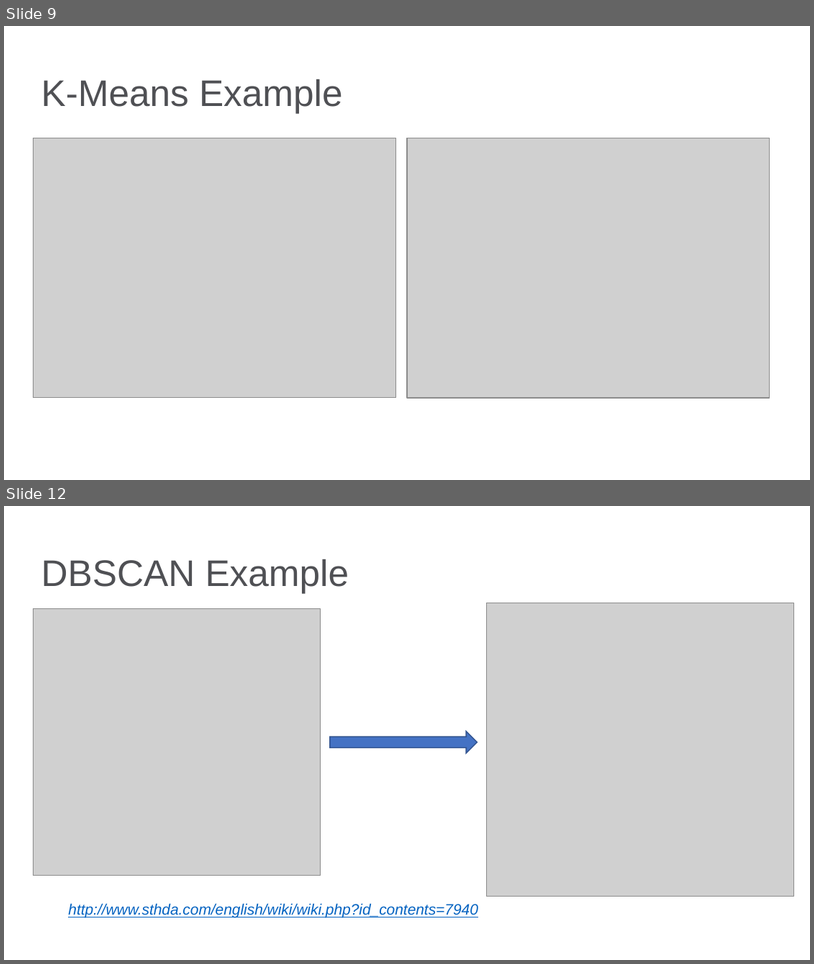
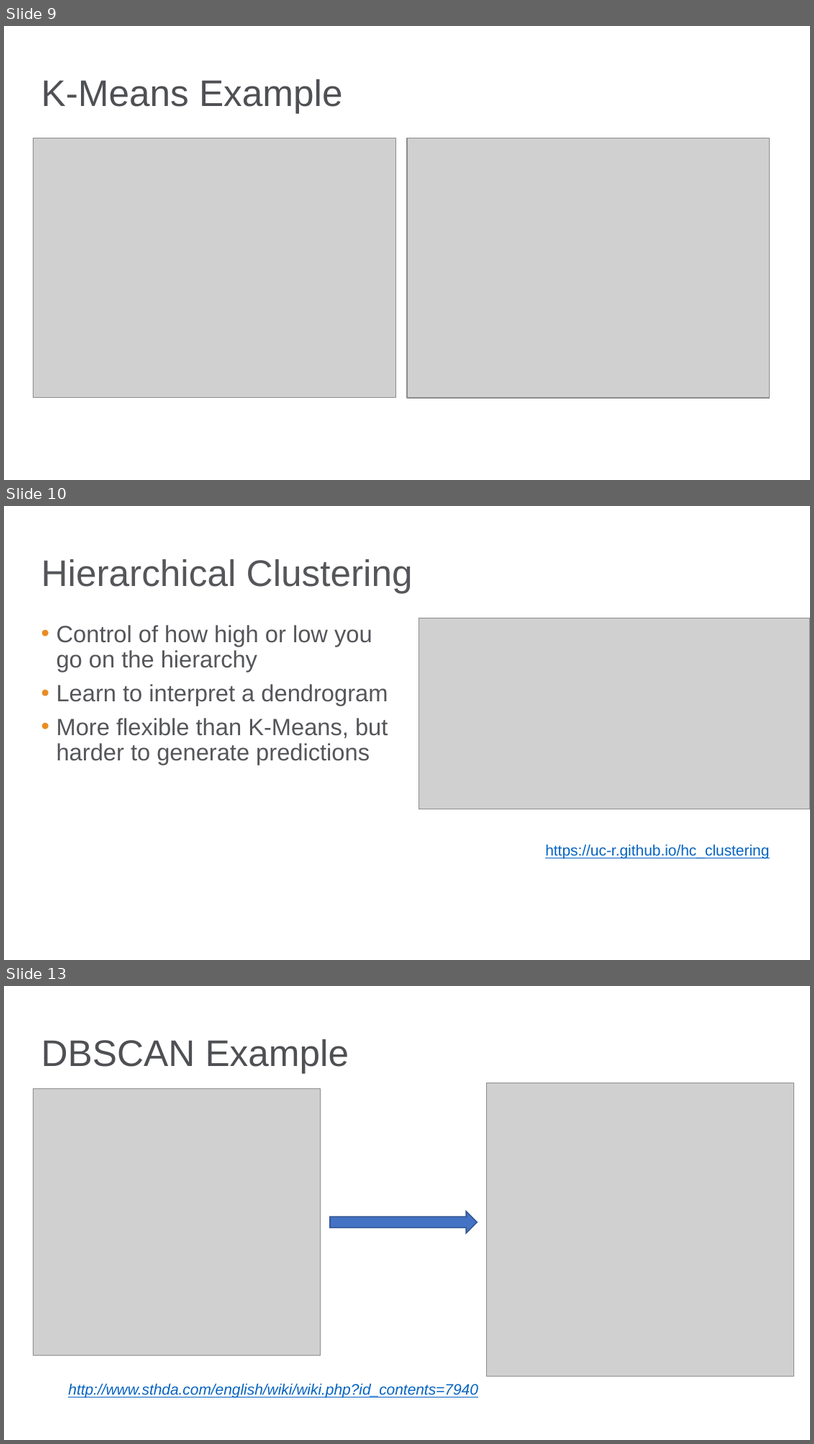
Before and after one commit to bgstieber/APRA-PD-DAS-2019, a slide deck: Generating Insights from Clustering Large Donors - BStieber APRA DAS19.pptx. Shown one above the other, each under a label of ours: slides 9 and 12 before the commit, slides 9, 10 and 13 after it; the slides between them are not shown. The pictures are 814x964 and 814x1444 pixels, drawn with LibreOffice and Linux fonts; fonts in the diff are those of the drawing; grey boxes stand for pictures; background and template pictures are left out. Boxes give left, top, right and bottom in pixels: in the first picture for what was removed or moved away, otherwise in the second. Text is boxed around its words. In the diff, an @@ line names an element or a change of style, - is before the commit and + after.

```diff
--- a/Generating Insights from Clustering Large Donors - BStieber APRA DAS19.pptx
+++ b/Generating Insights from Clustering Large Donors - BStieber APRA DAS19.pptx
@@ slide 10 added at bbox=[4, 506, 810, 960], background picture (left out) @@
@@ title added at bbox=[41, 559, 413, 593], 33 pt, text #55565A @@
+Hierarchical Clustering
@@ text added at bbox=[57, 625, 388, 764], 21 pt, text #55565A @@
+• Control of how high or low you go on the hierarchy
+• Learn to interpret a dendrogram
+• More flexible than K-Means, but harder to generate predictions
@@ picture added at bbox=[419, 618, 810, 809] @@
@@ text added at bbox=[545, 844, 769, 859], 13.5 pt, text #0563C1, underline @@
+https://uc-r.github.io/hc_clustering
@@ what was slide 12 is now slide 13 @@
```
Also in this commit, not shown: 5 slides changed, 2 other slides added, 1 slide removed, 1 other file.
